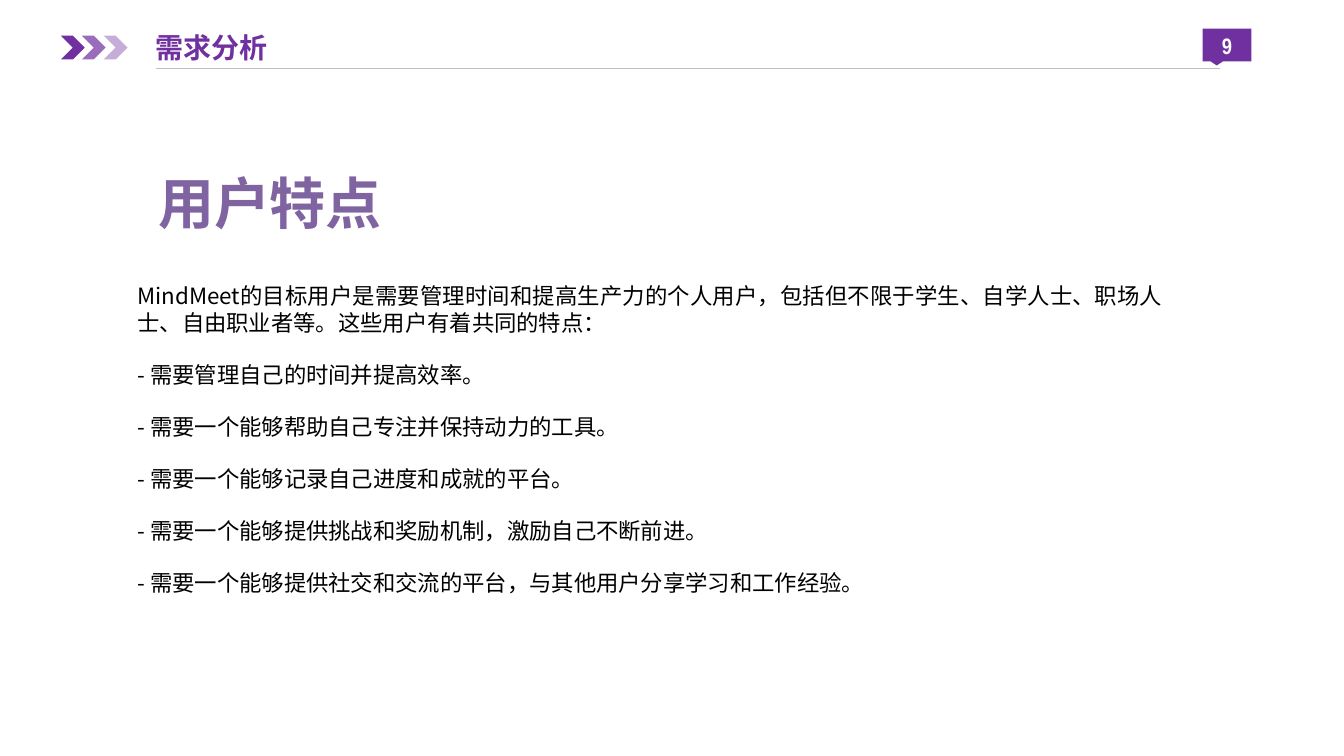
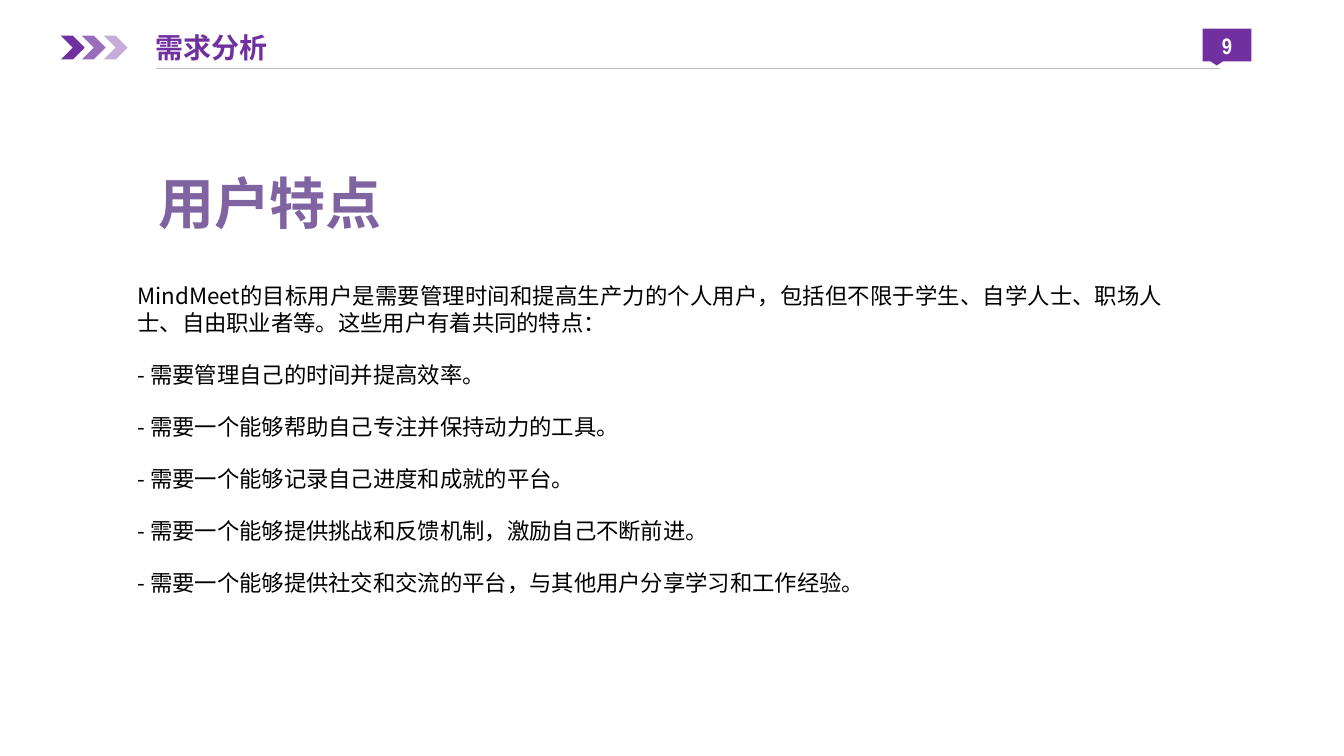
Before and after one commit to luxingzhi27/Tongji_SAD_2023_project, a slide deck: slide 10 of assignment2/MindMeet.pptx (slide 9 before the commit). Drawn at 1344x756 pixels with LibreOffice and Linux fonts; fonts in the diff are those of the drawing; background and template pictures are left out. Boxes give left, top, right and bottom in pixels: in the first picture for what was removed or moved away, otherwise in the second. Text is boxed around its words. In the diff, an @@ line names an element or a change of style, - is before the commit and + after.

```diff
--- a/assignment2/MindMeet.pptx
+++ b/assignment2/MindMeet.pptx
@@ text at (150, 520, 708, 542): text changed @@
-- 需要一个能够提供挑战和奖励机制，激励自己不断前进。
+- 需要一个能够提供挑战和反馈机制，激励自己不断前进。
```
Also in this commit, not shown: 1 other slide changed, 1 slide added.
